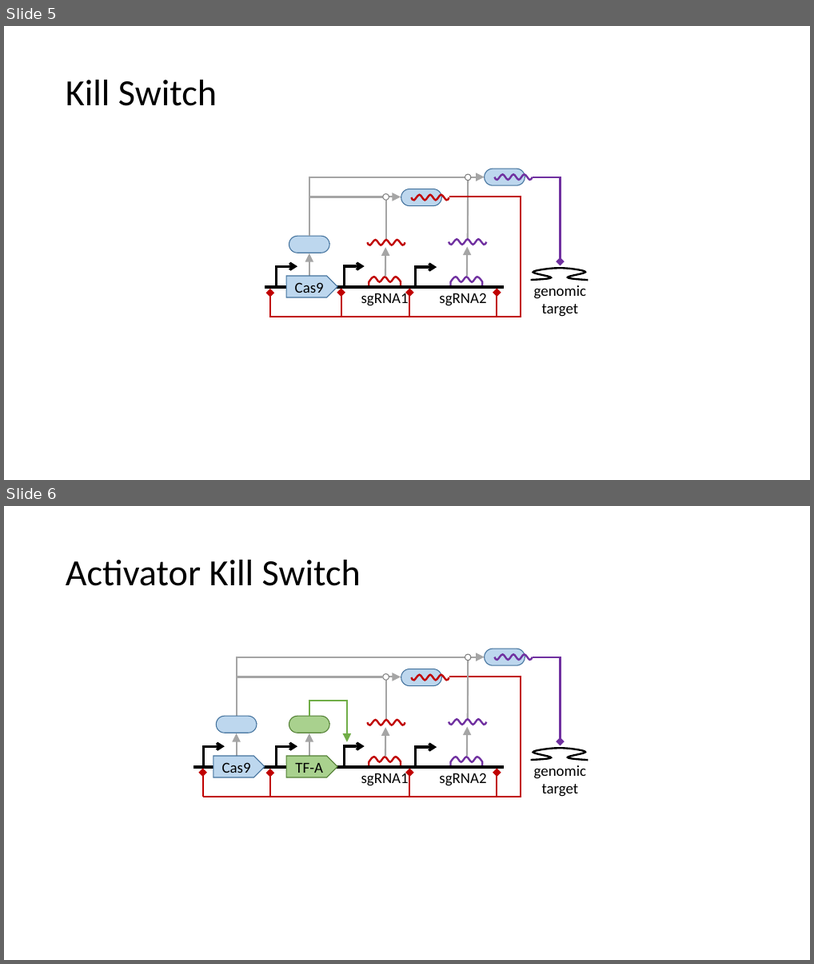
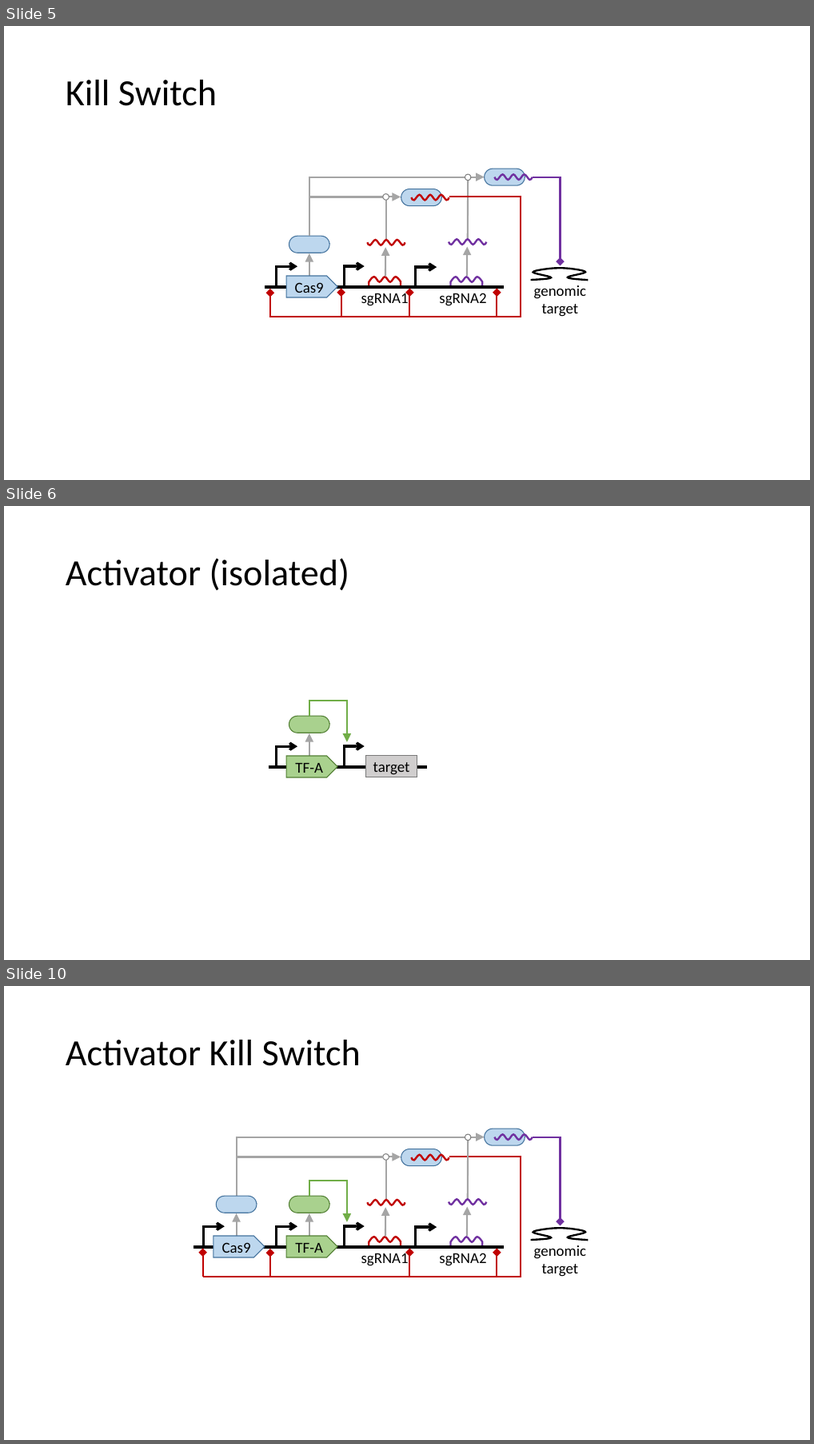
Before and after one commit to TASBE/CRISPR-safety-switches, a slide deck: paper_figures/sbolvisual/17 Combinations.pptx. Shown one above the other, each under a label of ours: slides 5 and 6 before the commit, slides 5, 6 and 10 after it; the slides between them are not shown. The pictures are 814x964 and 814x1444 pixels, drawn with LibreOffice and Linux fonts; fonts in the diff are those of the drawing. Boxes give left, top, right and bottom in pixels: in the first picture for what was removed or moved away, otherwise in the second. Text is boxed around its words. In the diff, an @@ line names an element or a change of style, - is before the commit and + after.

```diff
--- a/paper_figures/sbolvisual/17 Combinations.pptx
+++ b/paper_figures/sbolvisual/17 Combinations.pptx
@@ slide 6 added at bbox=[4, 506, 810, 960], background #FFFFFF @@
@@ title added at bbox=[66, 558, 350, 591], 44 pt, text #000000 @@
+Activator (isolated)
@@ rounded rectangle added at bbox=[290, 716, 330, 733], fill #A9D18E, outline #538035 1 pt @@
@@ elbow arrow added from (310, 716) to (347, 742), #70AD47 2 pt @@
@@ arrow added from (310, 758) to (310, 733), #A5A5A5 2 pt @@
@@ line added from (268, 767) to (427, 767), #000000 3 pt @@
@@ elbow arrow added from (276, 766) to (298, 746), #000000 3 pt @@
@@ pentagon arrow added at bbox=[286, 756, 338, 778], fill #A9D18E, outline #538035 1 pt, 18 pt, text #000000 @@
+TF-A
@@ elbow arrow added from (342, 766) to (365, 746), #000000 3 pt @@
@@ pentagon arrow added at bbox=[366, 756, 418, 778], fill #D0CECE, outline #7A7A7A 1 pt, 18 pt, text #000000 @@
+target
@@ what was slide 6 is now slide 10 @@
```
Also in this commit, not shown: 3 other slides added, 36 other files.
